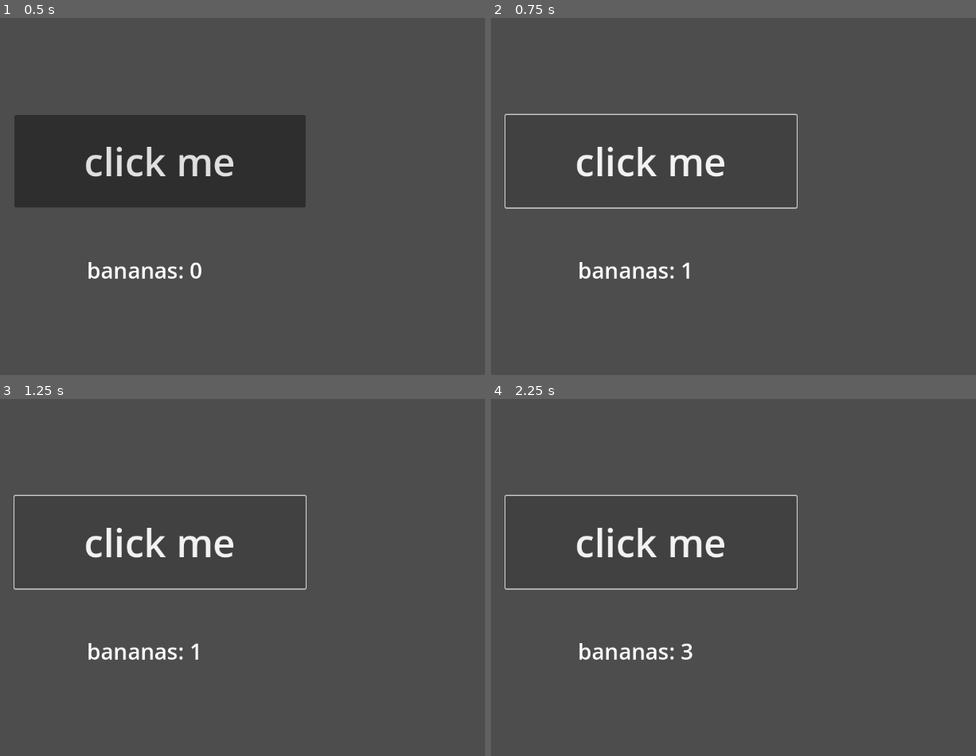
Above: before the commit, frames 1-4 (two rows, left to right).
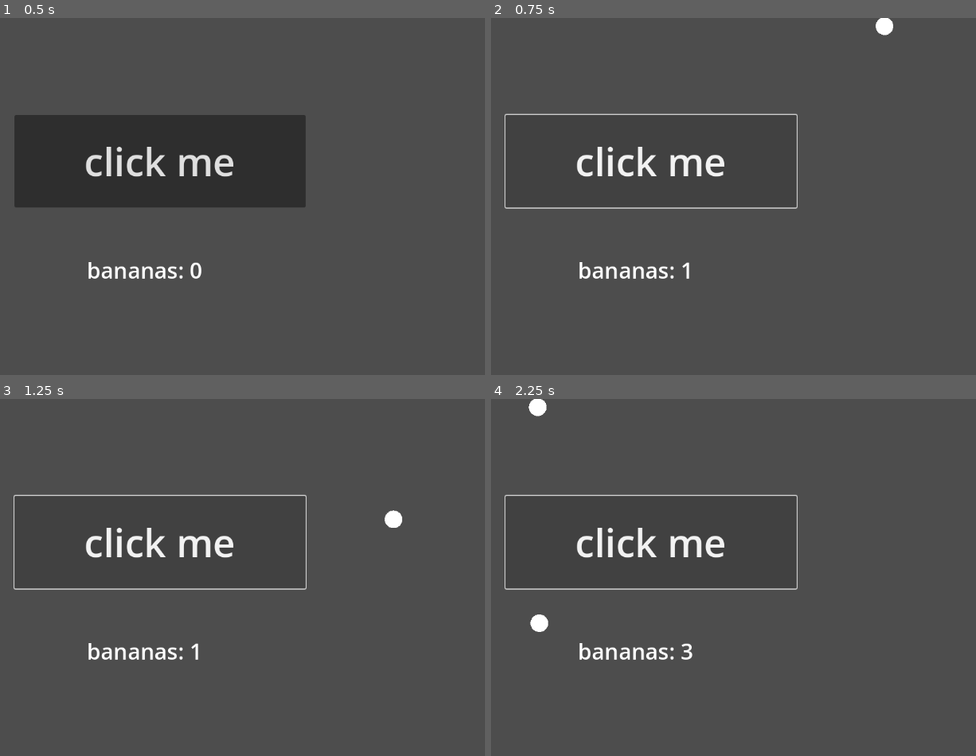
Above: after the commit, the same moments.

Repository: trevyn/soto
Game: Godot game, scene res://node_2d.tscn
Two runs of this game, one before a commit and one after it. Both use one fixed random seed, a clock stepped at 60 frames per second and the inputs below.
Inputs:
- Up to frame 1 (0.5 s): no input
- Up to frame 2 (0.75 s): click "click me" at 0.5 s
- Up to frame 3 (1.25 s): no input
- Up to frame 4 (2.25 s): click "click me" at 1.25 s; click "click me" at 2 s

Frame 1 is identical in both runs. In frame 2, 0.1% of the frame differs, in the area x 79-83%, y 0-5%; in frame 3, 0.1%; in frame 4, 0.3%, in the area x 7-12%, y 0-66%.

Commit message:
spherical gravity bananas

Diff:
--- /dev/null
+++ b/FallingObject.tscn
@@ -0,0 +1,10 @@
+[gd_scene load_steps=2 format=3 uid="uid://ck8jprx4ew4io"]
+
+[ext_resource type="Script" path="res://node_2d.gd" id="1_vt6pa"]
+
+[node name="FallingObject" type="Node2D"]
+
+[node name="RigidBody2D" type="RigidBody2D" parent="."]
+
+[node name="Node2D" type="Node2D" parent="RigidBody2D"]
+script = ExtResource("1_vt6pa")
--- a/Main.gd
+++ b/Main.gd
@@ -1,4 +1,6 @@
 extends Node2D
+
+@export var falling_object_scene: PackedScene
 
 var bananas: int = 0
 
@@ -10,6 +12,13 @@
 	bananas += 1
 	$Label.text = "bananas: " +str(bananas)
 
+	var instance = falling_object_scene.instantiate()
+
+	instance.position = Vector2(randf_range(0, get_viewport_rect().size.x),0)
+
+	add_child(instance)
+
+
 # Called every frame. 'delta' is the elapsed time since the previous frame.
-func _process(delta: float) -> void:
+func _process(_delta: float) -> void:
 	pass
--- /dev/null
+++ b/node_2d.gd
@@ -0,0 +1,10 @@
+extends Node2D
+
+func _ready() -> void:
+	pass
+
+func _draw():
+	draw_circle(Vector2.ZERO, 16.0, Color(1, 1, 1))
+
+func _process(_delta: float) -> void:
+	pass
--- a/node_2d.tscn
+++ b/node_2d.tscn
@@ -1,6 +1,7 @@
-[gd_scene load_steps=4 format=3 uid="uid://cuywatrvx6sg"]
+[gd_scene load_steps=5 format=3 uid="uid://cuywatrvx6sg"]
 
 [ext_resource type="Script" path="res://Main.gd" id="1_kcb8k"]
+[ext_resource type="PackedScene" uid="uid://ck8jprx4ew4io" path="res://FallingObject.tscn" id="2_6coth"]
 
 [sub_resource type="Theme" id="Theme_ul4r8"]
 default_font_size = 70
@@ -10,6 +11,7 @@
 
 [node name="Node2D" type="Node2D"]
 script = ExtResource("1_kcb8k")
+falling_object_scene = ExtResource("2_6coth")
 
 [node name="Button" type="Button" parent="."]
 offset_left = 244.0
